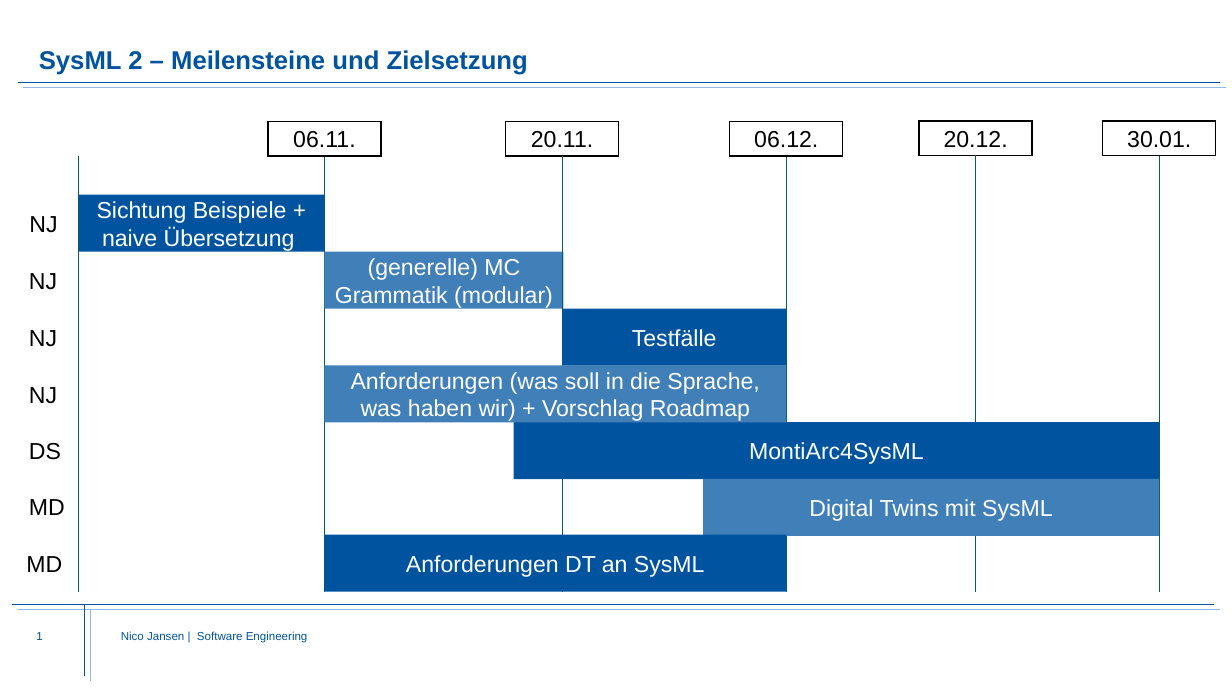
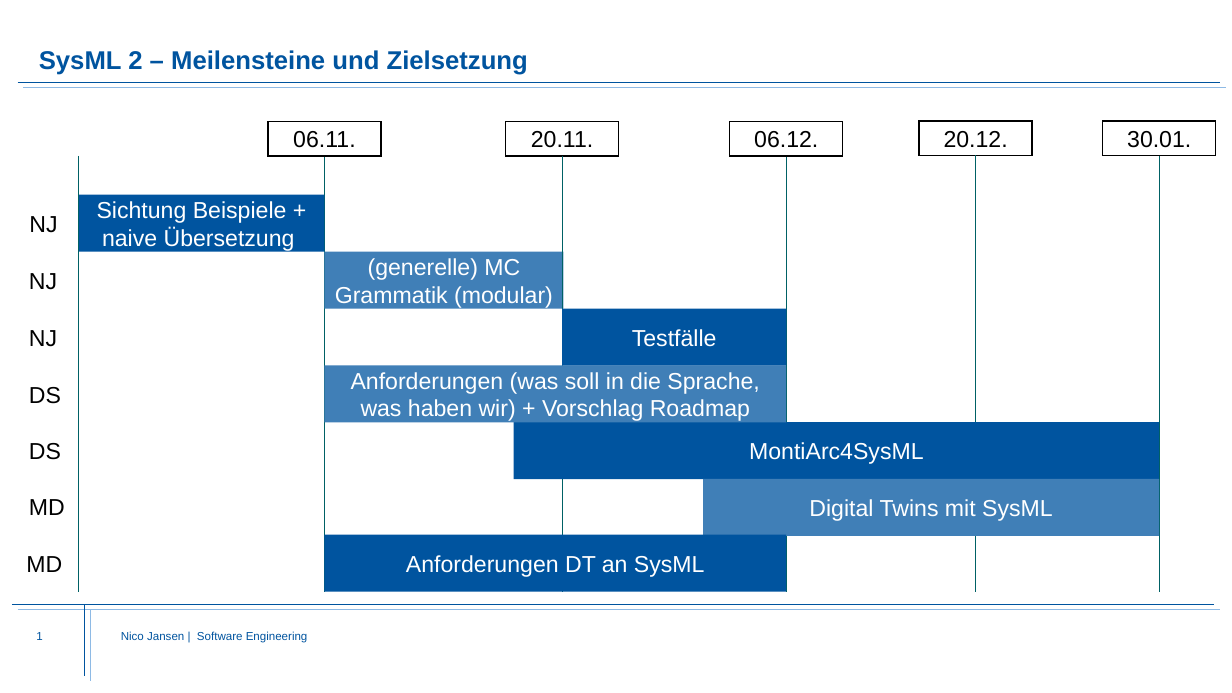
Before and after one commit to MontiCore/sysmlv2, a slide deck: slide 1 of 19.11.06.SysML2_Roadmap.pptx. Drawn at 1232x693 pixels with LibreOffice and Linux fonts; fonts in the diff are those of the drawing; background and template pictures are left out. Boxes give left, top, right and bottom in pixels: in the first picture for what was removed or moved away, otherwise in the second. Text is boxed around its words. In the diff, an @@ line names an element or a change of style, - is before the commit and + after.

Commit message:
Update roadmap.

```diff
--- a/19.11.06.SysML2_Roadmap.pptx
+++ b/19.11.06.SysML2_Roadmap.pptx
@@ text at bbox=[29, 387, 61, 404]: text changed @@
-NJ
+DS
```
